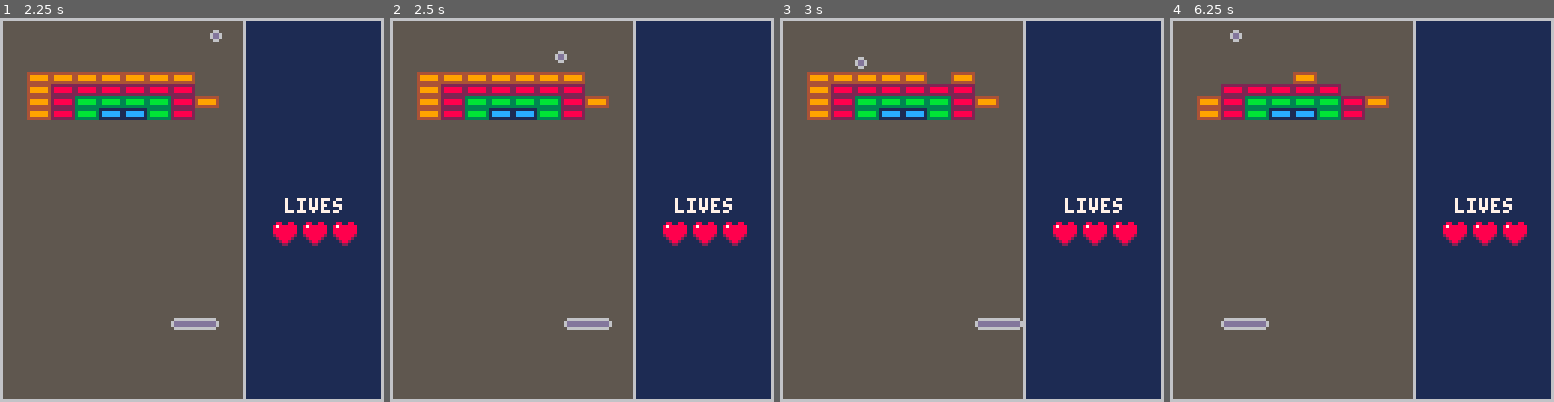
Above: before the commit, frames 1-4 (left to right).
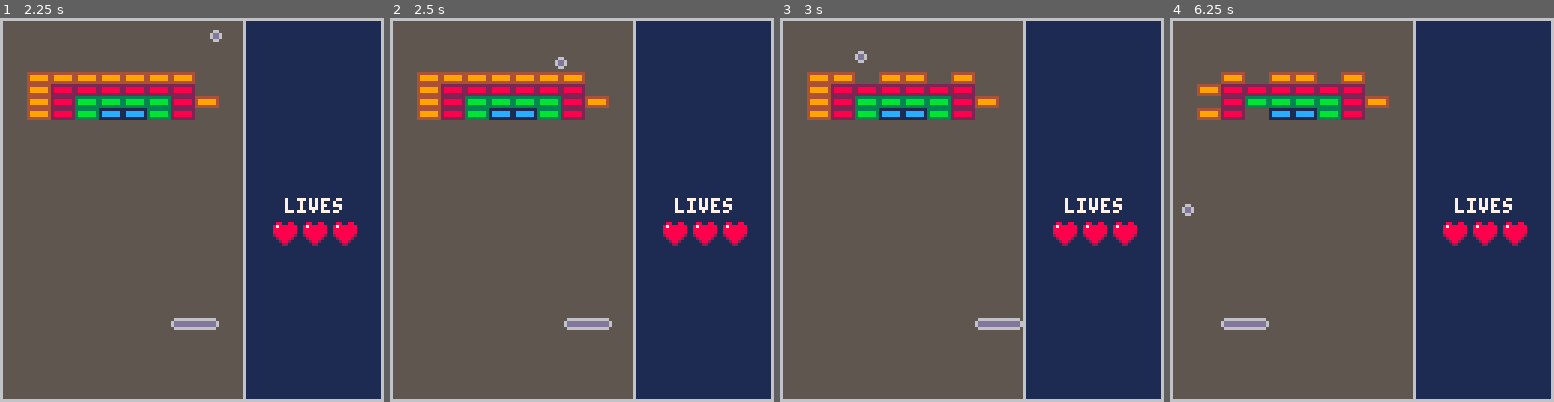
Above: after the commit, the same moments.

Repository: natessilva/breakout8
Game: PICO-8 cartridge breakout.p8
The game is run twice, just before and just after one commit, with the same random seed, the same clock (stepped at 60 frames per second) and the same inputs.
Inputs:
- Up to frame 1 (2.25 s): tap X (X key) at 0.33, 1.07, 1.85 s; tap O (Z key) at 0.7, 1.7, 2.1 s; hold Right 1.6-2.1 s; hold Up from 2.15 s (still down)
- Up to frame 2 (2.5 s): release Up at 2.42 s; hold Right from 2.47 s (still down)
- Up to frame 3 (3 s): keep holding Right; tap O (Z key) at 2.5, 2.9 s; tap X (X key) at 2.97 s
- Up to frame 4 (6.25 s): release Right at 3.03 s; hold Left 3.08-3.58 s; tap O (Z key) every 0.4 s from 3.3 to 6.1 s; hold Down 3.63-3.97 s; hold Right 4.02-4.68 s; tap X (X key) at 4.08, 5.2 s; hold Up 4.73-5.03 s; hold Left 5.08-5.68 s; hold Down 5.73-6.03 s; hold Right from 6.08 s (still down)

Frame 1 is identical in both runs. In frame 2, 0.1% of the frame differs, in the area x 42-47%, y 8-14%; in frame 3, 0.3%; in frame 4, 1.5%, in the area x 3-51%, y 3-52%.

Commit message:
fix wall bug

Diff:
--- a/breakout.p8
+++ b/breakout.p8
@@ -82,7 +82,7 @@
 		elseif paddle.dx < 0 then
 			ball.dx = -1
 		end
-		if btnp(❎) or btnp(🅾️) then
+		if btnp() > 8 then
 			ball.sticky = false
 		end
 		return
@@ -90,11 +90,12 @@
 
 	update(ball)
 	-- wall boundaries
-	if ball.x <= 1 or ball.x >= 81 - ball.w then
+	if ball.x <= 1 and ball.dx < 0
+			or ball.x >= 81 - ball.w and ball.dx > 0 then
 		ball.dx *= -1
 		sfx(0)
 	end
-	if ball.y <= 0 then
+	if ball.y <= 1 and ball.dy < 0 then
 		ball.dy *= -1
 		sfx(0)
 	end
@@ -194,21 +195,20 @@
 function hit_brick(b)
 	del(bricks, b)
 	sfx(0)
-
-	if #bricks == 0 then
-		level += 1
-		init_bricks()
-	end
 end
 -->8
 --modes
 function init_game()
+	level = 1
+	init_level()
+	lives = 3
+	mode = 'start'
+end
+
+function init_level()
 	balls = {}
 	spawn_ball(true)
-	level = 1
 	init_bricks()
-	lives = 3
-	mode = 'start'
 end
 
 function upd_start()
@@ -227,6 +227,11 @@
 function upd_game()
 	update_paddle()
 	foreach(balls, update_ball)
+
+	if #bricks == 0 then
+		level += 1
+		init_level()
+	end
 end
 
 function draw_game()
@@ -243,7 +248,7 @@
 end
 
 function upd_over()
-	if btnp(❎) or btnp(🅾️) then
+	if btnp() > 8 then
 		init_game()
 	end
 end
